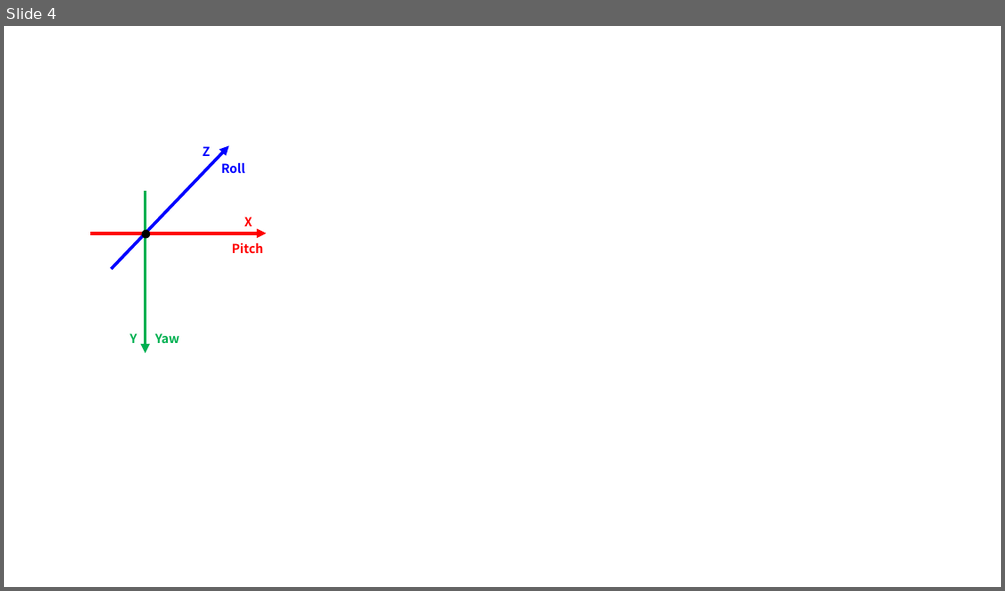
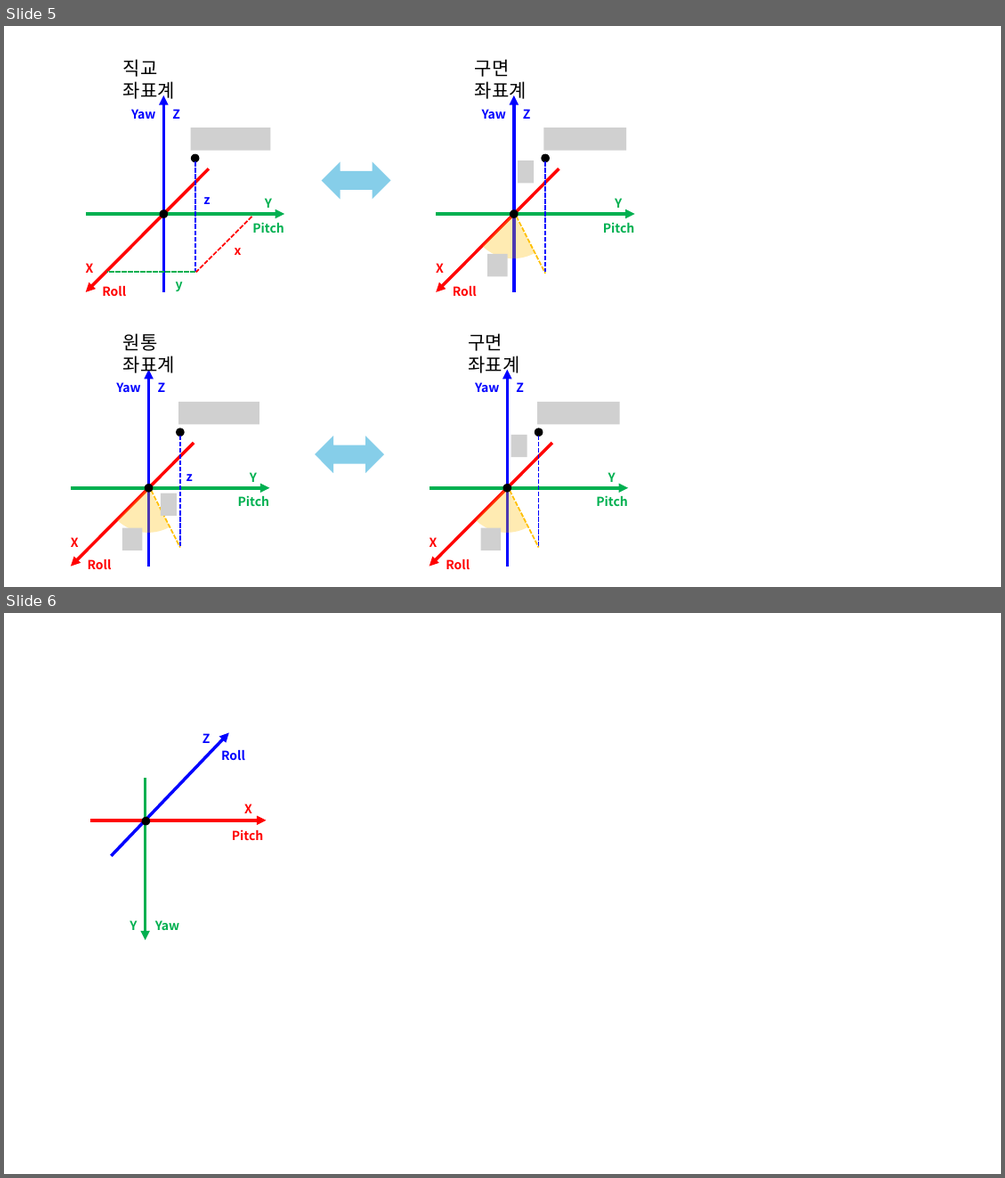
Before and after one commit to gaussian37/gaussian37.github.io, a slide deck: assets/img/math/calculus/cylindrical_spherical_coordinate_system/cylindrical_spherical_coordinate_system.pptx. Shown one above the other, each under a label of ours: slide 4 before the commit, slides 5 and 6 after it. The pictures are 1005x591 and 1005x1178 pixels, drawn with LibreOffice and Linux fonts; fonts in the diff are those of the drawing; grey boxes stand for pictures. Boxes give left, top, right and bottom in pixels: in the first picture for what was removed or moved away, otherwise in the second. Text is boxed around its words. In the diff, an @@ line names an element or a change of style, - is before the commit and + after.

```diff
--- a/assets/img/math/calculus/cylindrical_spherical_coordinate_system/cylindrical_spherical_coordinate_system.pptx
+++ b/assets/img/math/calculus/cylindrical_spherical_coordinate_system/cylindrical_spherical_coordinate_system.pptx
@@ slide 5 added at (4, 26, 1001, 587), background #FFFFFF @@
@@ group added at (86, 59, 635, 296): 17 texts, 6 arrows, 5 lines, 4 ellipses, 4 pictures, 1 pie slice (boxed as its full ellipse), 1 left right arrow @@
+Z
+X
+Y
+Roll
+Pitch
+Yaw
+y
+x
+z
+Z
+X
+Y
+Roll
+Pitch
+Yaw
+직교 좌표계
+구면 좌표계
@@ group added at (71, 333, 629, 569): 15 texts, 6 arrows, 6 pictures, 4 ellipses, 4 lines, 2 pie slice (boxed as its full ellipse)s, 1 left right arrow @@
+Z
+X
+Y
+Roll
+Pitch
+Yaw
+z
+원통 좌표계
+Z
+X
+Y
+Roll
+Pitch
+Yaw
+구면 좌표계
@@ what was slide 4 is now slide 6 @@
```
Also in this commit, not shown: 1 other slide added, 3 other files.
